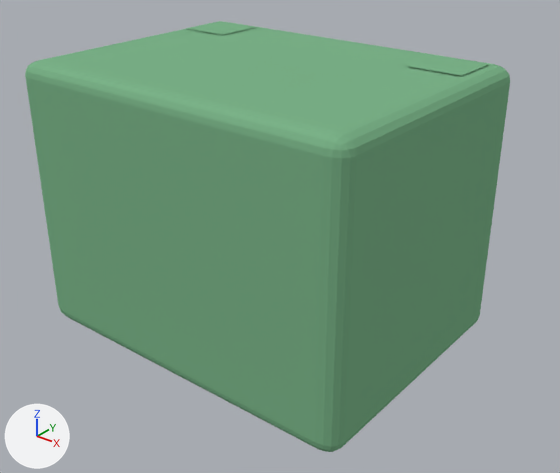
The Blender file View/Blender/Behavior/StateGELB_Hashtag.blend as it was, and as the next commit left it.
Camera for both pictures: a 50 mm camera at (2.47, -2.97, 1.66) aimed at (0.13, -0.04, -0.16). Arrows for +X, +Y and +Z are at lower left; the lights stay in place.
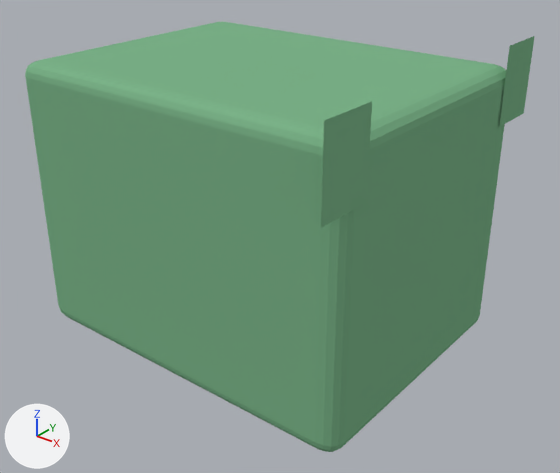
Where the newer file only moved an object's origin or applied its transform, the numbers keep the older frame.

Location of each change, (x1, y1, x2, y2) in pixels of the pictures (560 x 473 px):
'Cube', turned, rescaled
    before: (25, 22, 510, 452)
    after: (25, 22, 506, 452)
'Plane.001', reshaped (55% narrower, 318% taller)
    before: (407, 55, 488, 76)
    after: (499, 36, 535, 127)

Diff of the bpy script that builds the scene:
```diff
--- a/View/Blender/Behavior/StateGELB_Hashtag.blend.py
+++ b/View/Blender/Behavior/StateGELB_Hashtag.blend.py
@@ me_cube @@
 me_cube.from_pydata(...)  # 152 vertices, 150 faces; spans x -1.0..1.0, y -1.0..1.0, z -1.0..1.0
 # used by ob_cube; location = (0.0, 0.0, 0.0); rotation_euler = (1.571, 4.712, 3.142), in degrees (90, 270, 180); scale = (0.75, 1.0, 0.75)
+# me_cube part 1: the whole mesh is multiplied about its middle by the matrix ((0.0, 1.0, 0.0), (0.0, 0.0, 0.75), (0.75, 0.0, 0.0))
 me_cube.materials.append(mat_material)
@@ ob_cube @@
 ob_cube.location = (0.0, 0.0, 0.0)
-ob_cube.rotation_euler = (1.571, 4.712, 3.142)  # degrees (90, 270, 180)
-ob_cube.scale = (0.75, 1.0, 0.75)
```
